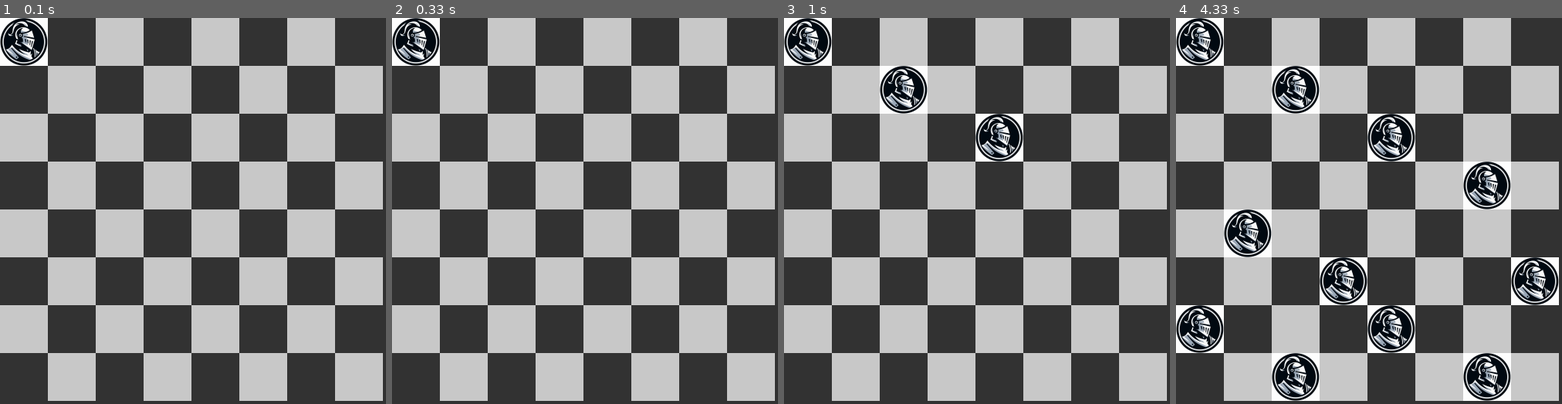
Above: before the commit, frames 1-4 (left to right).
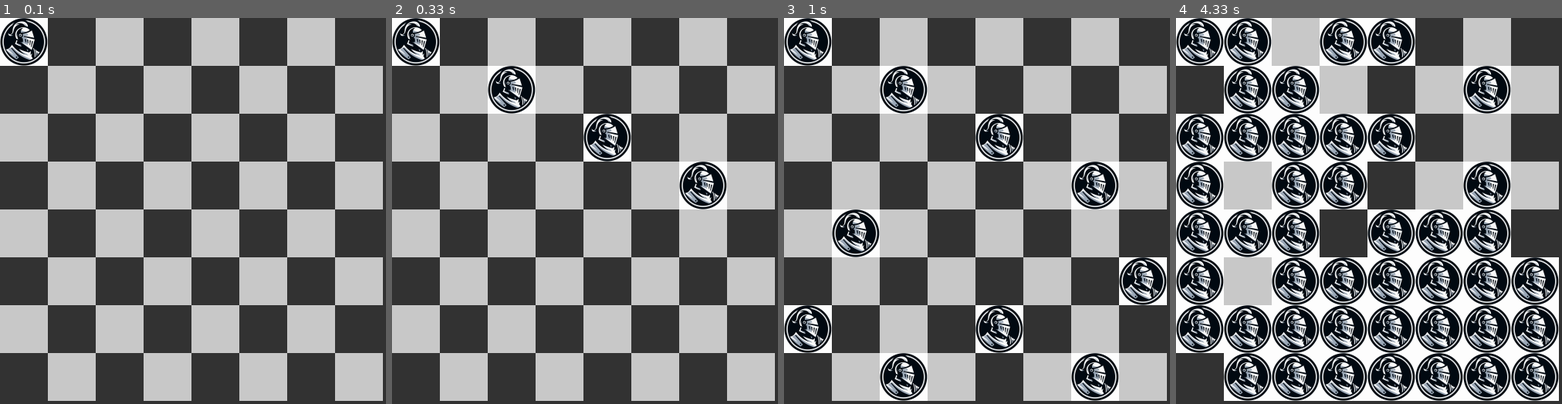
Above: after the commit, the same moments.

Repository: phantomf4321/Knight-tour-problem-pygame
Game: pygame game, started from illustration.py
Same seed, same stepped clock (60 frames per second), same inputs: the game is played once before the commit and once after it.
Inputs:
- Up to frame 1 (0.1 s): no input
- Up to frame 2 (0.33 s): no input
- Up to frame 3 (1 s): no input
- Up to frame 4 (4.33 s): no input

Frame 1 is identical in both runs. In frame 2, 4.4% of the frame differs, in the area x 24-87%, y 12-50%; in frame 3, 10%; in frame 4, 48%, in the area x 0-100%, y 0-100%.

Commit message:
loop running

Diff:
--- a/illustration.py
+++ b/illustration.py
@@ -89,7 +89,7 @@
             if 0 <= new_x < COLS and 0 <= new_y < ROWS:
                 draw_knight(new_x, new_y)
                 pygame.display.flip()
-                time.sleep(0.4)  # Pause for animation effect
+                time.sleep(0.1)  # Pause for animation effect
                 knight_x, knight_y = new_x, new_y
 
         pygame.display.flip()
